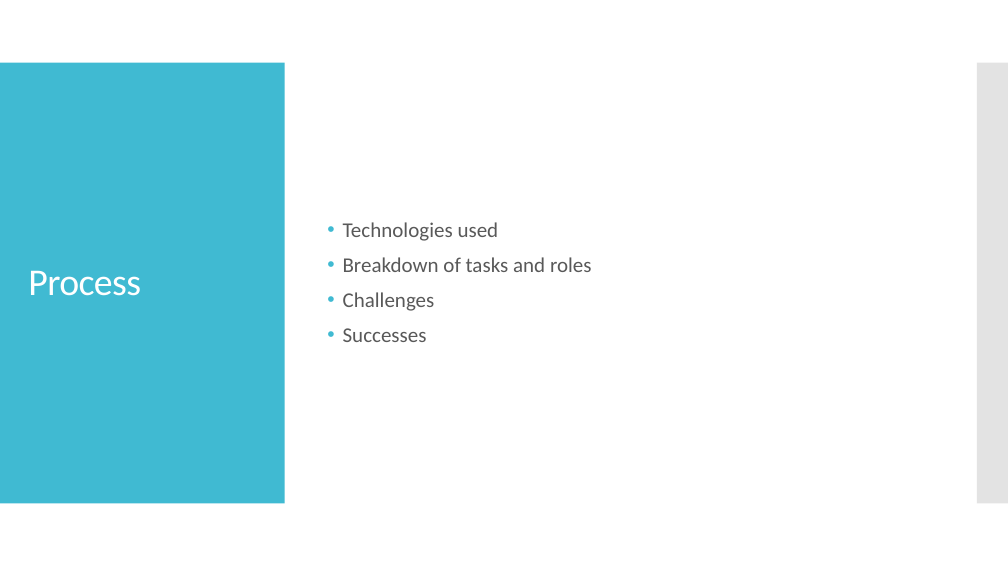
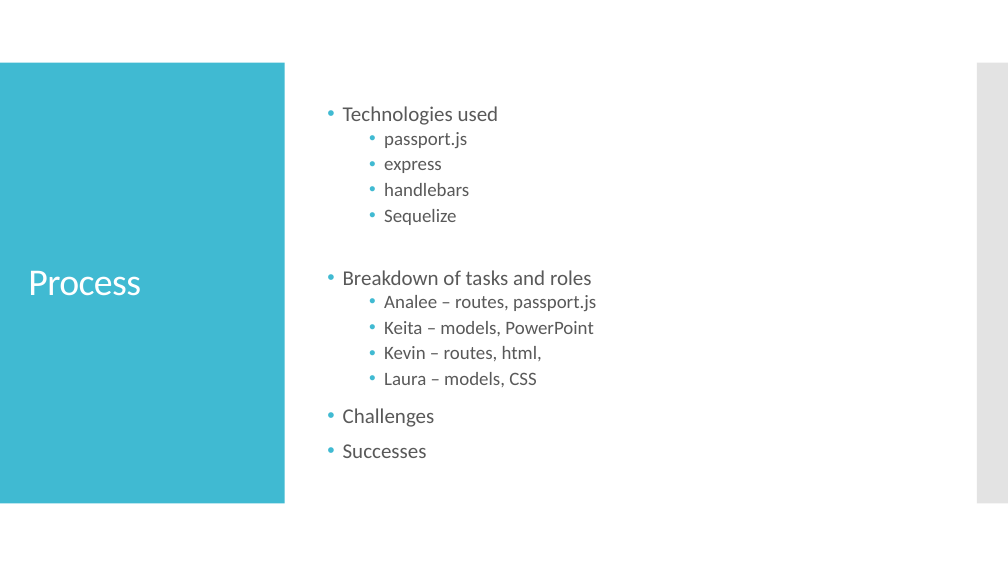
Before and after one commit to aguerra1508/Project2, a slide deck: slide 4 of whoDisHere.pptx. Drawn at 1008x567 pixels with LibreOffice and Linux fonts; fonts in the diff are those of the drawing. Boxes give left, top, right and bottom in pixels: in the first picture for what was removed or moved away, otherwise in the second. Text is boxed around its words. In the diff, an @@ line names an element or a change of style, - is before the commit and + after.

```diff
--- a/whoDisHere.pptx
+++ b/whoDisHere.pptx
@@ text at (x1=384, y1=132, x2=469, y2=225): paragraphs added @@
+  • passport.js
+  • express
+  • handlebars
+  • Sequelize
@@ text at (x1=384, y1=295, x2=596, y2=387): paragraphs added @@
+  • Analee – routes, passport.js
+  • Keita – models, PowerPoint
+  • Kevin – routes, html,
+  • Laura – models, CSS
```
Also in this commit, not shown: 2 other slides changed, 1 slide added, 1 slide removed, 2 other files.
